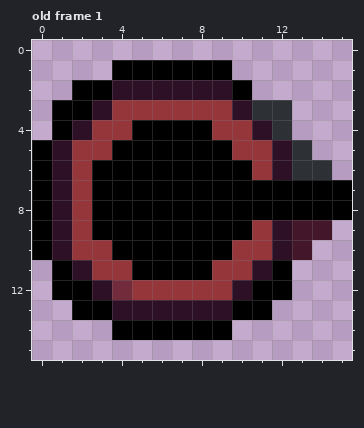
One commit to this pixel-art file: aseprite/lazor_turret.aseprite. That is the earlier state.
16x16 pixels, 5 frames. Shown: old frame 1.
The result:
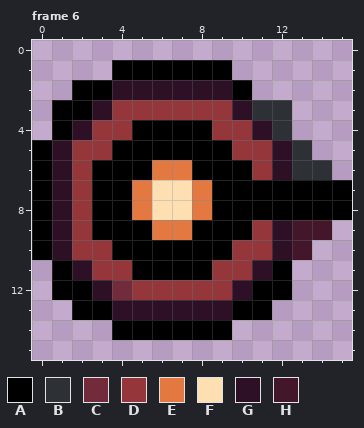
Palette (. is transparent): A #000000  B #2d3136  C #712b3b  D #94363a  E #e37840  F #fedfb1  G #2e1026  H #431729
A new or re-ordered frame is compared with the old frame closest to it.
The exact change:
frames 5 -> 6
--- frame 6 is new; against old frame 1
@@ x 3..10 @@
  5 DAAAAAAD
- 6 AAAAAAAA
- 7 AAAAAAAA
- 8 AAAAAAAA
- 9 AAAAAAAA
+ 6 AAAEEAAA
+ 7 AAEFFEAA
+ 8 AAEFFEAA
+ 9 AAAEEAAA
 10 DAAAAAAD
Pixel boxes of the changes (left, top, right, bottom) in both pictures:
changed: (132, 160, 212, 240)
